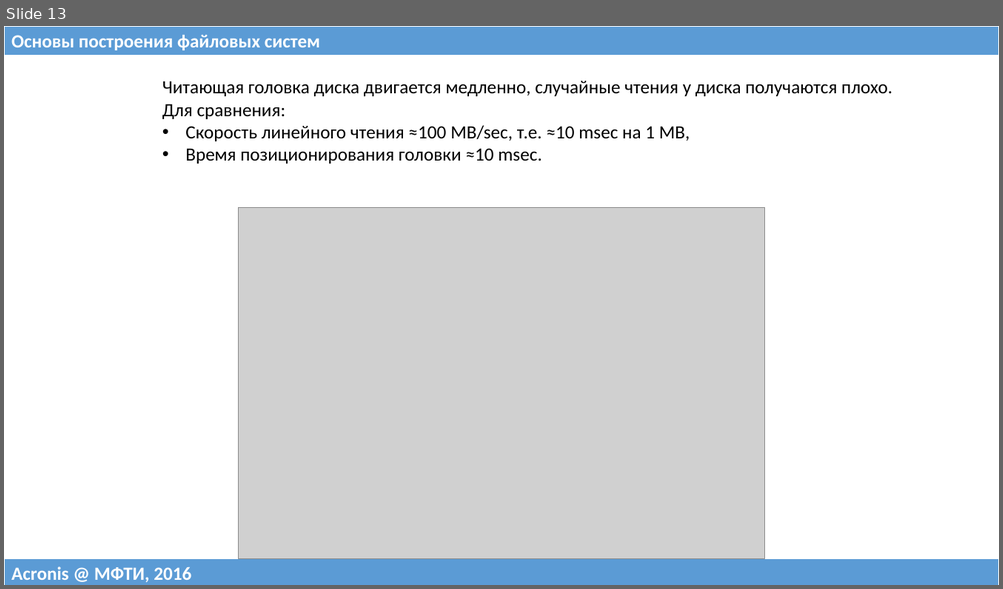
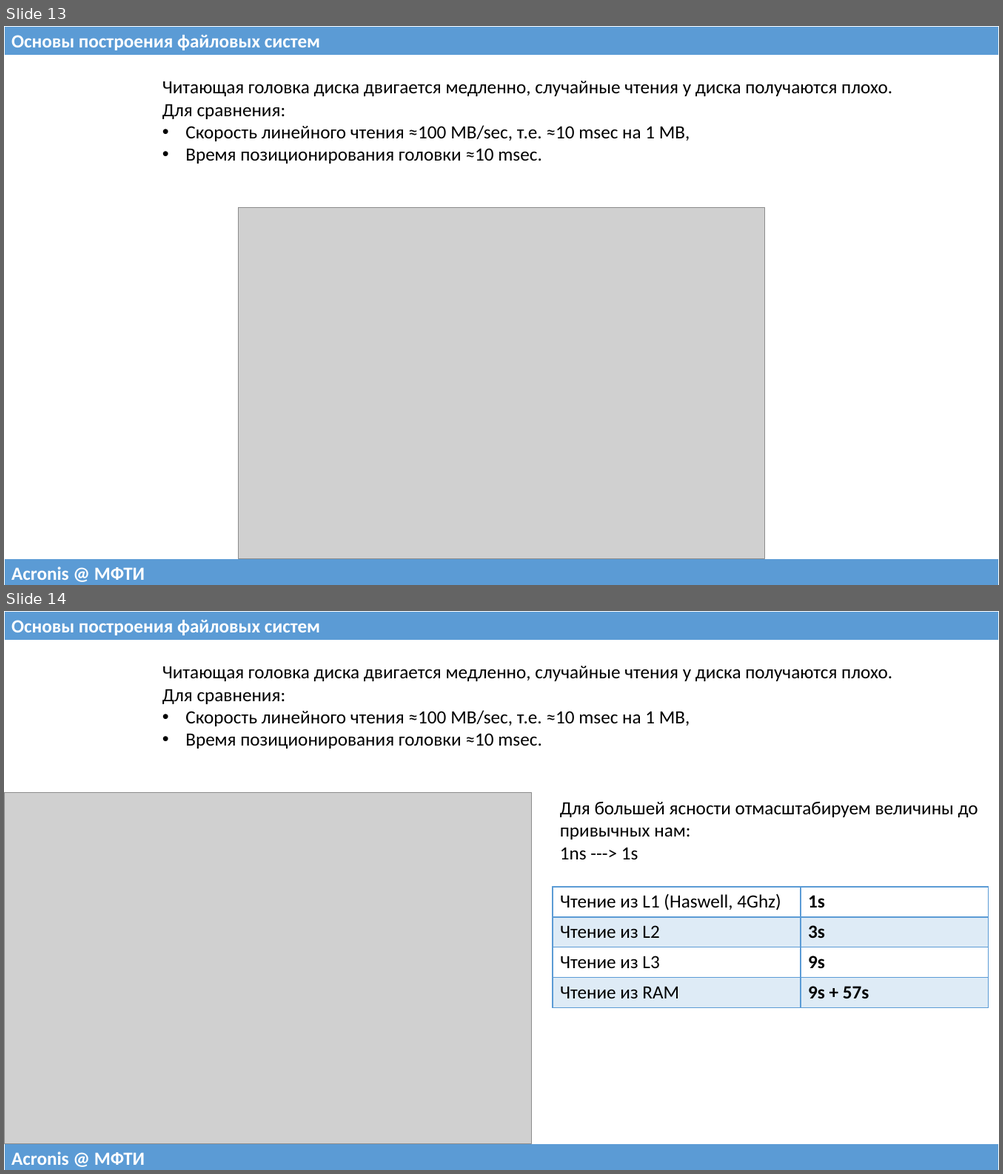
Before and after one commit to 75cc8545e7b021ed280ed0ef99fc7fc4/filesystems-101, a slide deck: talks/src/class00.pptx. Shown one above the other, each under a label of ours: slide 13 before the commit, slides 13 and 14 after it. The pictures are 1003x589 and 1003x1174 pixels, drawn with LibreOffice and Linux fonts; fonts in the diff are those of the drawing; grey boxes stand for pictures. Boxes give left, top, right and bottom in pixels: in the first picture for what was removed or moved away, otherwise in the second. Text is boxed around its words. In the diff, an @@ line names an element or a change of style, - is before the commit and + after.

```diff
--- a/talks/src/class00.pptx
+++ b/talks/src/class00.pptx
@@ slide 14 added at box(4, 611, 999, 1170), background #FFFFFF @@
@@ table added at box(4, 611, 999, 641), 1 rows, 1 columns @@
+Основы построения файловых систем
@@ text added at box(162, 666, 892, 749), 18 pt, text #000000 @@
+Читающая головка диска двигается медленно, случайные чтения у диска получаются плохо.
+Для сравнения:
+• Скорость линейного чтения ≈100 MB/sec, т.е. ≈10 msec на 1 MB,
+• Время позиционирования головки ≈10 msec.
@@ picture added at box(5, 793, 532, 1145) @@
@@ text added at box(560, 802, 978, 860), 18 pt, text #000000 @@
+Для большей ясности отмасштабируем величины до привычных нам:
+1ns ---> 1s
@@ table added at box(552, 887, 987, 1008), 4 rows, 2 columns @@
+Чтение из L1 (Haswell, 4Ghz) | 1s
+Чтение из L2 | 3s
+Чтение из L3 | 9s
+Чтение из RAM | 9s + 57s
@@ table added at box(4, 1144, 999, 1170), 1 rows, 1 columns @@
+Acronis @ МФТИ
@@ slide 13 changed as well @@
@@ table at box(4, 559, 999, 585) @@
-row 1, column 1: Acronis @ МФТИ, 2016
+row 1, column 1: Acronis @ МФТИ
```
Also in this commit, not shown: 26 other slides changed, 10 other slides added, 1 other file.
